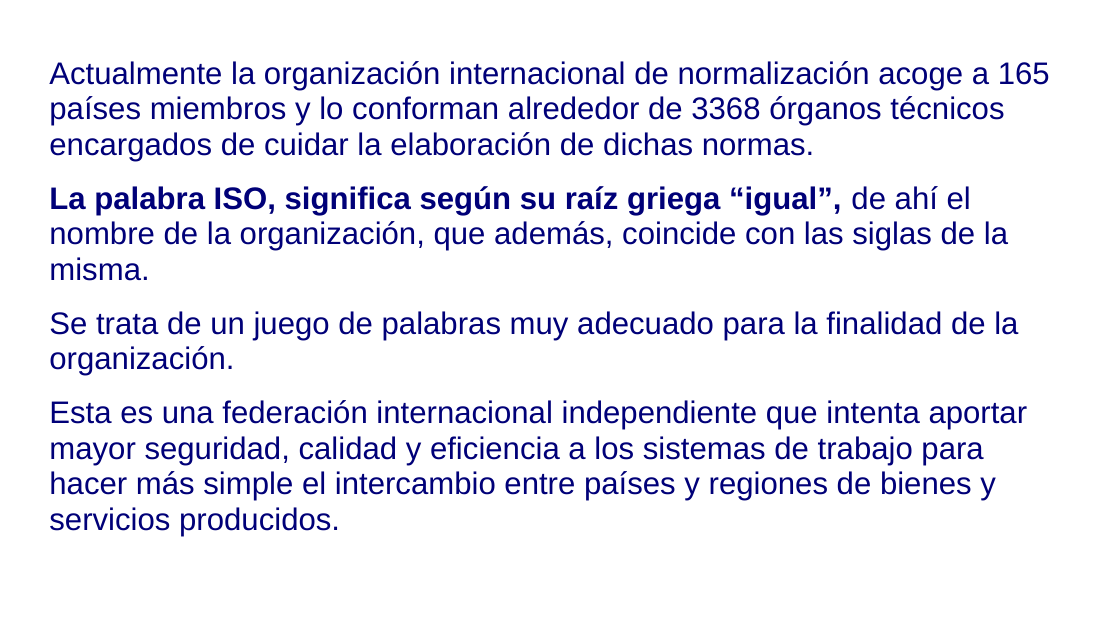
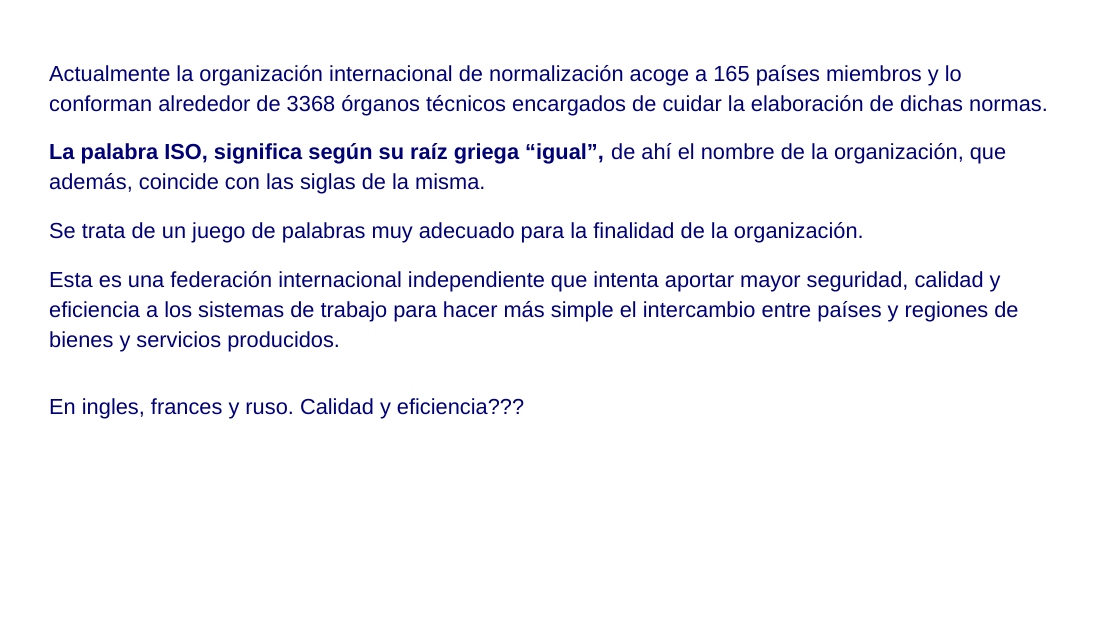
Before and after one commit to lucas-soria/facultad, a slide deck: slide 3 of 4° Año/1° Semestre/Seguridad informatica I/4 Teoria/Clase 2 Normas ISO.pptx. Drawn at 1120x630 pixels with LibreOffice and Linux fonts; fonts in the diff are those of the drawing. Boxes give left, top, right and bottom in pixels: in the first picture for what was removed or moved away, otherwise in the second. Text is boxed around its words. In the diff, an @@ line names an element or a change of style, - is before the commit and + after.

Commit message:
no se algo raro en seguridad

```diff
--- a/4° Año/1° Semestre/Seguridad informatica I/4 Teoria/Clase 2 Normas ISO.pptx
+++ b/4° Año/1° Semestre/Seguridad informatica I/4 Teoria/Clase 2 Normas ISO.pptx
@@ text at [49, 65, 1048, 352]: size 20 to 14 pt; line spacing 0.95 to 1.15 @@
@@ text at [49, 398, 524, 419]: paragraph added @@
+En ingles, frances y ruso. Calidad y eficiencia???
```
Also in this commit, not shown: 3 other slides changed, 3 slides added, 3 slides removed, 10 other files.
